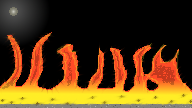
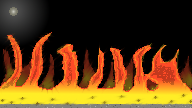
Comparing the layer stacks of the two 192px x 108px images. Changes:
painted on "Background" over [1, 45, 192, 91]
